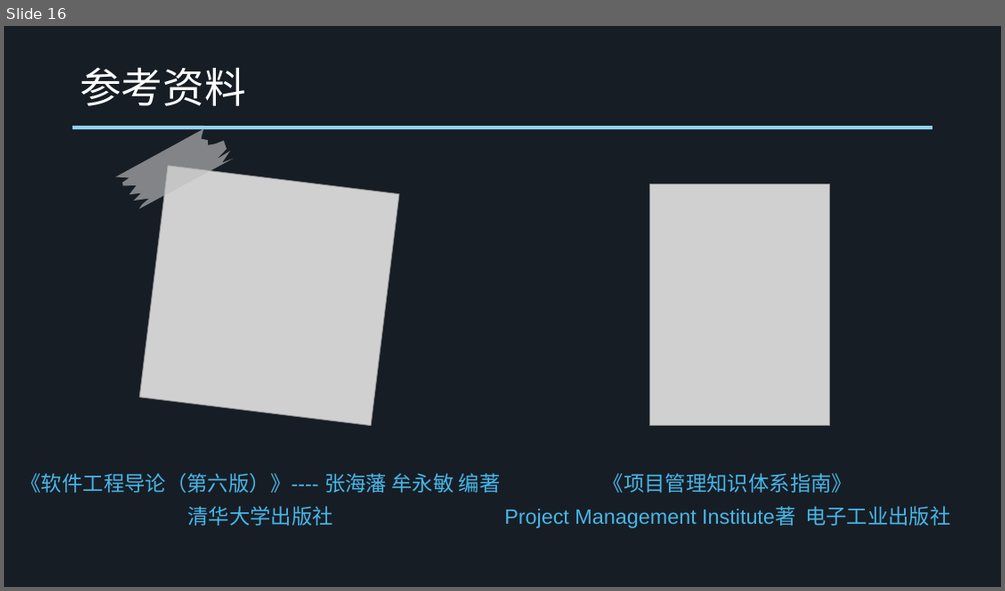
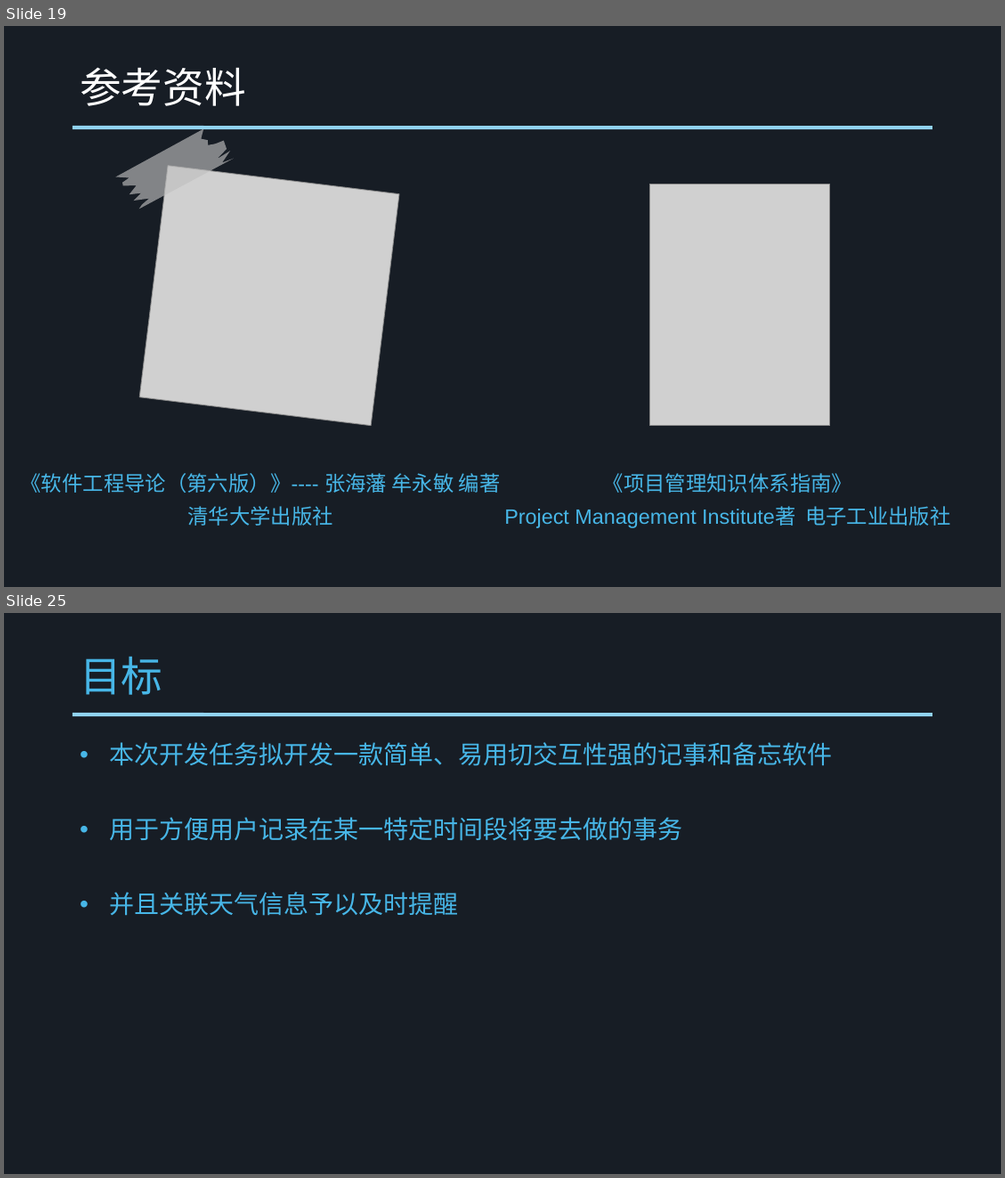
Before and after one commit to SE-2017-G4/SE-2017, a slide deck: Document/SE2017-G4 项目计划书.ppt. Shown one above the other, each under a label of ours: slide 16 before the commit, slides 19 and 25 after it; the slides between them are not shown. The pictures are 1005x591 and 1005x1178 pixels, drawn with LibreOffice and Linux fonts; fonts in the diff are those of the drawing; grey boxes stand for pictures. Boxes give left, top, right and bottom in pixels: in the first picture for what was removed or moved away, otherwise in the second. Text is boxed around its words. In the diff, an @@ line names an element or a change of style, - is before the commit and + after.

```diff
--- a/Document/SE2017-G4 项目计划书.ppt
+++ b/Document/SE2017-G4 项目计划书.ppt
@@ slide 25 added at bbox=[4, 613, 1001, 1174], background #171D25; not listed: 1 template element that a slide beside it also shows @@
@@ title added at bbox=[80, 657, 162, 695], 40 pt, text #47B6E7 @@
+目标
@@ text added at bbox=[109, 742, 832, 916], 24 pt, text #47B6E7 @@
+• 本次开发任务拟开发一款简单、易用切交互性强的记事和备忘软件
+• 用于方便用户记录在某一特定时间段将要去做的事务
+• 并且关联天气信息予以及时提醒
@@ what was slide 16 is now slide 19 @@
```
Also in this commit, not shown: 7 slides changed, 38 other slides added, 1 slide removed, 33 other files.
